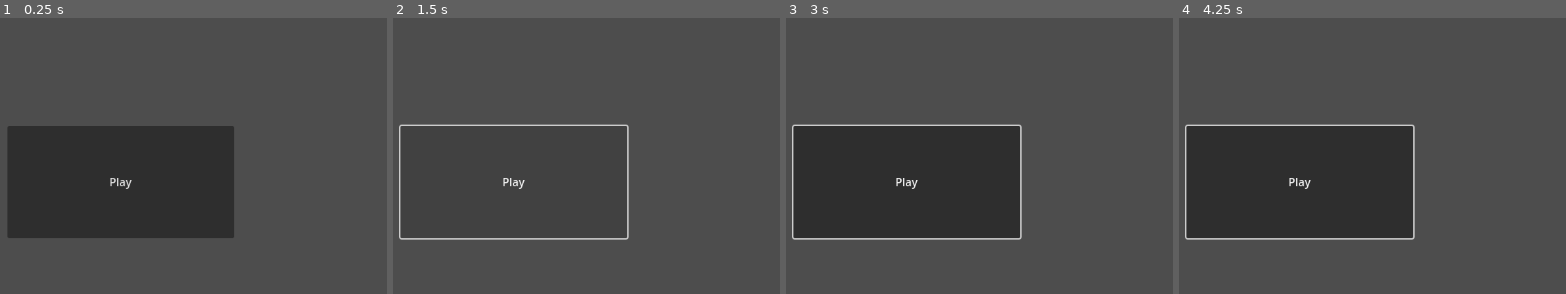
Above: before the commit, frames 1-4 (left to right).
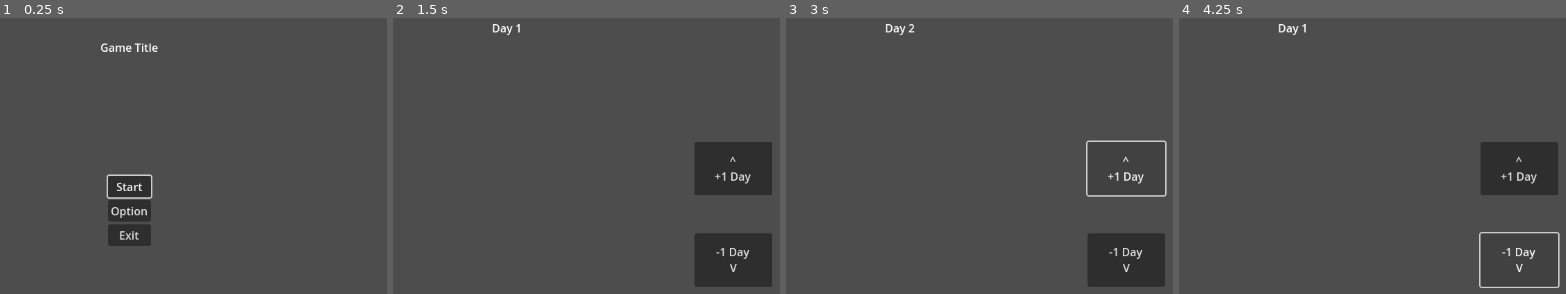
Above: after the commit, the same moments.

Repository: FrancisTR/Godot-Purified
Game: Godot game, scene res://Main Menu Scene/MainMenu.tscn
Same seed, same stepped clock (60 frames per second), same inputs: the game is played once before the commit and once after it.
Inputs (mouse positions are in pixels of both pictures, inside the frame that each line leads up to):
- Up to frame 1 (0.25 s): no input
- Up to frame 2 (1.5 s): click (520, 211) at 0.5 s, where only the run after the commit has a clickable "Option"; click (512, 180) at 1.25 s, where only the run before the commit has a clickable "Play"
- Up to frame 3 (3 s): click (905, 180) at 2 s, where only the run before the commit has a clickable "Play"; click (1126, 169) at 2.75 s, where only the run after the commit has a clickable "^ +1 Day"
- Up to frame 4 (4.25 s): click (1519, 260) at 3.5 s, where only the run after the commit has a clickable "-1 Day V"

The runs differ from the first frame. In frame 1, 22% of the frame differs, in the area x 2-61%, y 9-83%; in frame 2, 9.0%; in frame 3, 29%, in the area x 1-99%, y 2-98%; in frame 4, 29%.

Commit message:
Merge conflict resolved

Diff:
--- a/GodotGame/Main Menu Scene/MainMenu.tscn
+++ b/GodotGame/Main Menu Scene/MainMenu.tscn
@@ -1,15 +1,55 @@
 [gd_scene load_steps=2 format=3 uid="uid://c4dhom44jopn2"]
 
-[ext_resource type="Script" path="res://Main Menu Scene/MainMenu.gd" id="1_23skr"]
+[ext_resource type="Script" path="res://Main Menu Scene/MainMenu.gd" id="1_m2j1f"]
 
-[node name="Main Menu" type="Node2D"]
-script = ExtResource("1_23skr")
+[node name="Menu" type="Control"]
+layout_mode = 3
+anchors_preset = 15
+anchor_right = 1.0
+anchor_bottom = 1.0
+grow_horizontal = 2
+grow_vertical = 2
+script = ExtResource("1_m2j1f")
 
-[node name="Play Button" type="Button" parent="."]
-offset_left = 400.0
-offset_top = 202.0
-offset_right = 727.0
-offset_bottom = 364.0
-text = "Play"
+[node name="VBoxContainer" type="VBoxContainer" parent="."]
+layout_mode = 1
+anchors_preset = 8
+anchor_left = 0.5
+anchor_top = 0.5
+anchor_right = 0.5
+anchor_bottom = 0.5
+offset_left = -31.0
+offset_top = -50.5
+offset_right = 31.0
+offset_bottom = 50.5
+grow_horizontal = 2
+grow_vertical = 2
 
-[connection signal="pressed" from="Play Button" to="." method="_on_play_button_pressed"]
+[node name="StartButton" type="Button" parent="VBoxContainer"]
+layout_mode = 2
+focus_neighbor_top = NodePath("../ExitButton")
+text = "Start"
+
+[node name="OptionButton" type="Button" parent="VBoxContainer"]
+layout_mode = 2
+text = "Option"
+
+[node name="ExitButton" type="Button" parent="VBoxContainer"]
+layout_mode = 2
+focus_neighbor_bottom = NodePath("../StartButton")
+text = "Exit"
+
+[node name="TitleLabel" type="Label" parent="."]
+layout_mode = 1
+anchors_preset = 5
+anchor_left = 0.5
+anchor_right = 0.5
+offset_left = -42.0
+offset_right = 42.0
+offset_bottom = 177.0
+grow_horizontal = 2
+text = "Game Title"
+vertical_alignment = 1
+
+[connection signal="pressed" from="VBoxContainer/StartButton" to="." method="_on_start_button_pressed"]
+[connection signal="pressed" from="VBoxContainer/ExitButton" to="." method="_on_exit_button_pressed"]
--- a/GodotGame/MainMenu.gd
+++ /dev/null
@@ -1,19 +0,0 @@
-extends Control
-
-
-# Called when the node enters the scene tree for the first time.
-func _ready():
-	$VBoxContainer/StartButton.grab_focus()
-
-
-# Called every frame. 'delta' is the elapsed time since the previous frame.
-func _process(delta):
-	pass
-
-
-func _on_exit_button_pressed():
-	get_tree().quit()
-
-
-func _on_start_button_pressed():
-	get_tree().change_scene_to_file("res://World.tscn") # currently empty
--- a/GodotGame/World.tscn
+++ /dev/null
@@ -1,9 +0,0 @@
-[gd_scene format=3 uid="uid://b4esfg33fqni5"]
-
-[node name="World (currently empty)" type="Control"]
-layout_mode = 3
-anchors_preset = 15
-anchor_right = 1.0
-anchor_bottom = 1.0
-grow_horizontal = 2
-grow_vertical = 2
